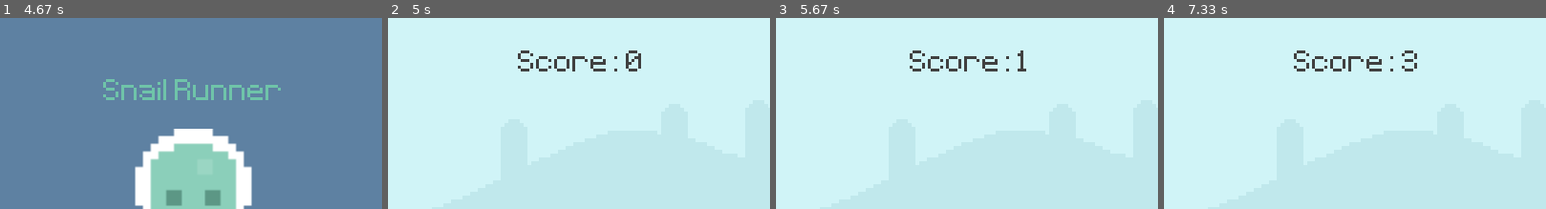
Above: before the commit, frames 1-4 (left to right).
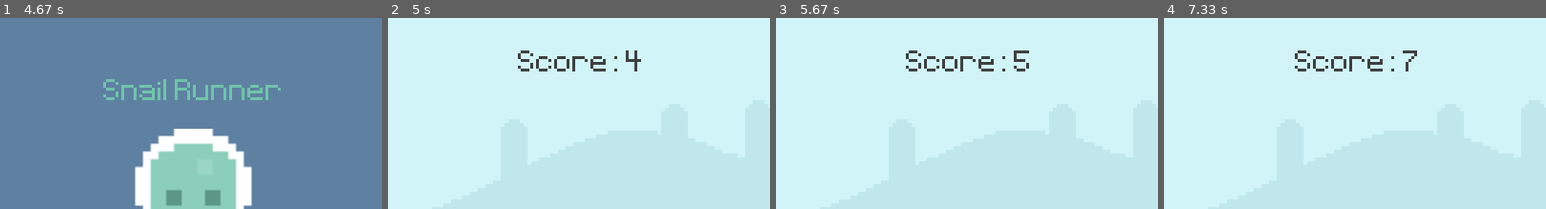
Above: after the commit, the same moments.

Repository: kronek1122/Pygame_fun
Game: pygame game, started from first_game_class.py
Same seed, same stepped clock (60 frames per second), same inputs: the game is played once before the commit and once after it.
Inputs:
- Up to frame 1 (4.67 s): tap Space at 0.33, 3.17, 3.57, 3.87, 4.07, 4.4 s
- Up to frame 2 (5 s): tap Space at 4.7, 4.9 s
- Up to frame 3 (5.67 s): tap Space at 5.2, 5.47 s
- Up to frame 4 (7.33 s): tap Space at 5.8, 6.1, 6.23, 6.63, 6.93 s
The pictures show only the part of the screen within x 25-75%, y 0-50%; the shares and areas given below are measured in that part.

Frame 1 is identical in both runs. In frame 2, 0.2% of the frame differs, in the area x 62-67%, y 17-28%; in frame 3, 1.1%, in the area x 34-67%, y 17-28%; in frame 4, 0.5%.

Commit message:
small improvments

Diff:
--- a/first_game_class.py
+++ b/first_game_class.py
@@ -146,7 +146,6 @@
         else:
             if event.type == pygame.KEYDOWN and event.key == pygame.K_SPACE:
                 game_active = True
-                start_time = int(pygame.time.get_ticks()/1000)
 
 
     if game_active:
